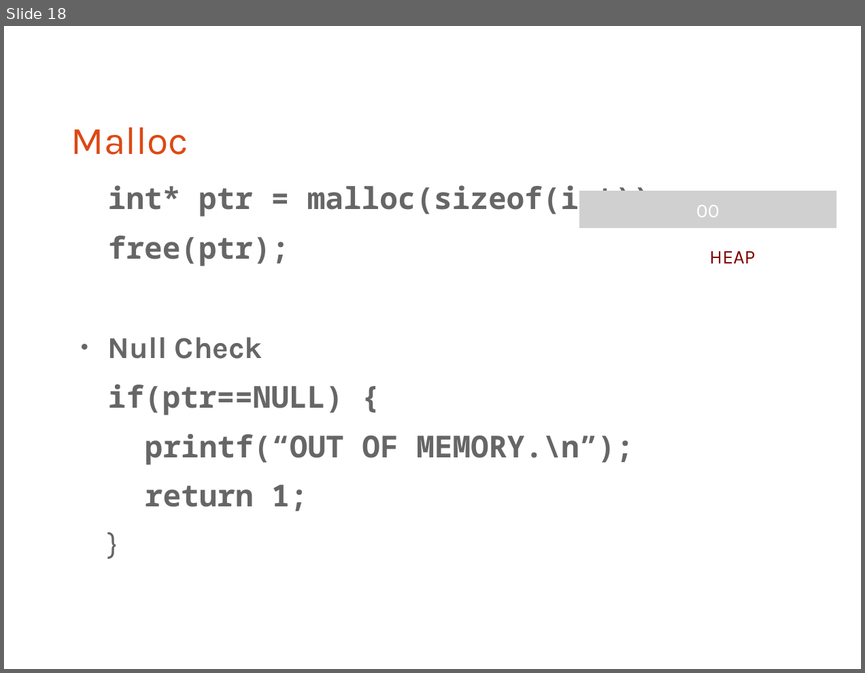
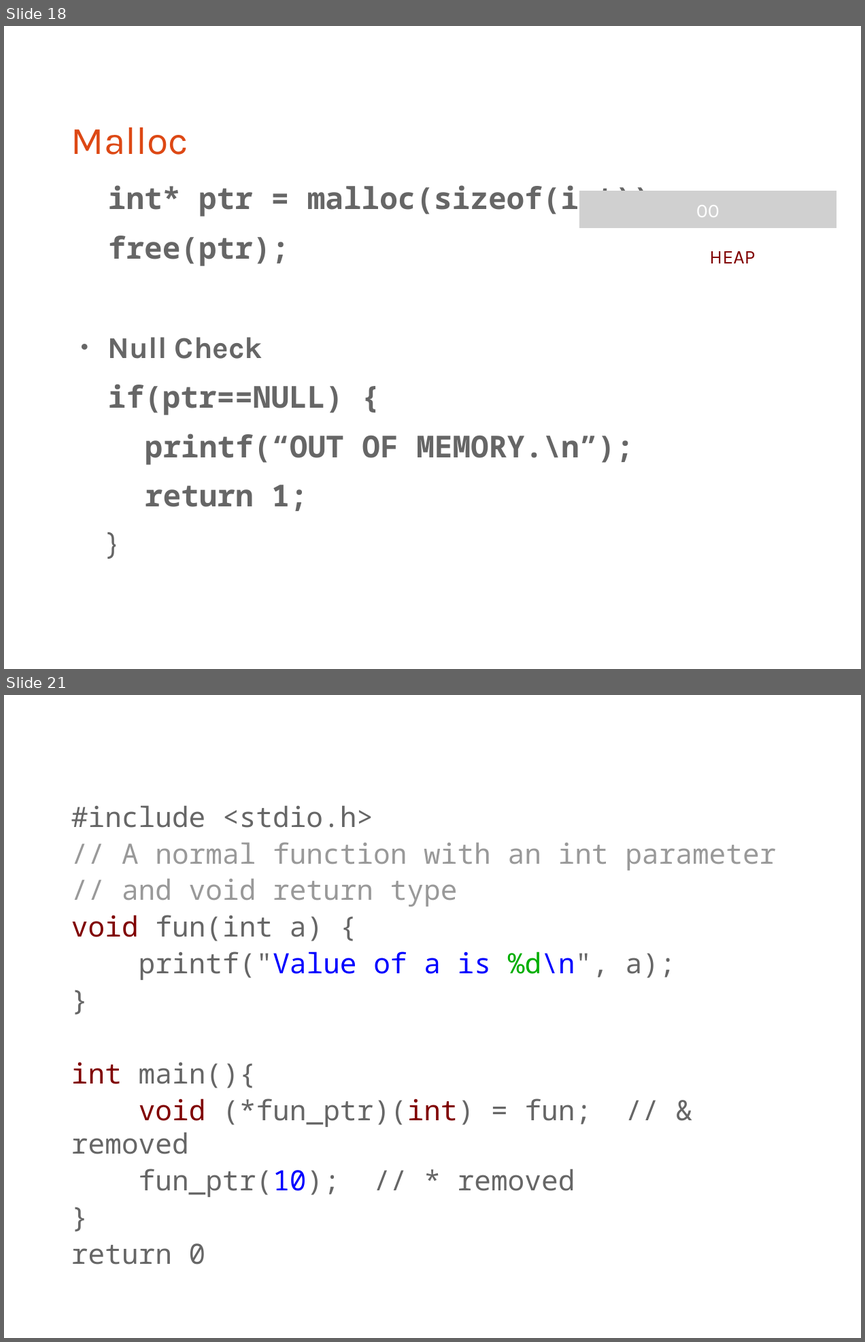
Before and after one commit to bagustris/prokom-tf, a slide deck: prokom4.odp. Shown one above the other, each under a label of ours: slide 18 before the commit, slides 18 and 21 after it; the slides between them are not shown. The pictures are 865x673 and 865x1342 pixels, drawn with LibreOffice and Linux fonts; fonts in the diff are those of the drawing; grey boxes stand for pictures. Boxes give left, top, right and bottom in pixels: in the first picture for what was removed or moved away, otherwise in the second. Text is boxed around its words. In the diff, an @@ line names an element or a change of style, - is before the commit and + after.

```diff
--- a/prokom4.odp
+++ b/prokom4.odp
@@ slide 21 added at [4,695,861,1338], background #FFFFFF @@
@@ text added at [71,806,776,1264], 25.9 pt, text #666666 @@
+#include <stdio.h>
+// A normal function with an int parameter
+// and void return type
+void fun(int a) {
+printf("Value of a is %d\n", a);
+}
+int main(){
+void (*fun_ptr)(int) = fun; // & removed
+fun_ptr(10); // * removed
+}
+return 0
```
Also in this commit, not shown: 5 slides changed, 3 other slides added.
